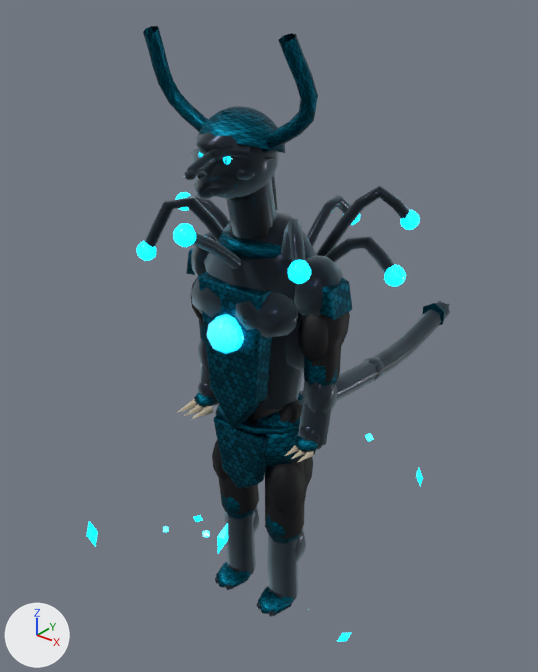
The glTF model glb/low/bestias-fantasia-oscura-aaa-12k-18k/enemy-df-24-deep-trenches-kraken-beast_low.glb, before and after one commit.
One viewpoint serves both versions: a 50 mm camera at (2.92, -3.61, 4.84) aimed at (-0.38, 0.52, 2.29). Lighting does not change. The marker at lower left points along +X, +Y and +Z. The first picture is the older version. Where no turn or scale is listed for an object, it has been applied to the vertices. Vertices at exactly the same position are counted once.

The older version as bpy lines, for what is in view:
```python
ob_runic_core_crystal = bpy.data.objects.new('Runic_Core_Crystal', me_mesh_0)
ob_runic_core_crystal.location = (0.0, -0.389, 2.761)
ob_runic_shard_0 = bpy.data.objects.new('Runic_Shard_0', me_mesh_17)
ob_runic_shard_0.parent = ob_aura_runic_shards
ob_runic_shard_0.location = (0.823, -0.0751, 0.361)
ob_runic_shard_0.rotation_euler = (1.285, -0.922, 0.0736)  # degrees (74, -53, 4.2)
ob_runic_shard_0.scale = (0.85, 0.85, 0.85)
ob_runic_shard_1 = bpy.data.objects.new('Runic_Shard_1', me_mesh_17)
ob_runic_shard_1.parent = ob_aura_runic_shards
ob_runic_shard_1.location = (0.448, -0.971, 1.713)
ob_runic_shard_1.rotation_euler = (0.588, -2.641, 0.843)  # degrees (34, -151, 48)
ob_runic_shard_1.scale = (0.98, 0.98, 0.98)
ob_runic_shard_2 = bpy.data.objects.new('Runic_Shard_2', me_mesh_17)
ob_runic_shard_2.parent = ob_aura_runic_shards
ob_runic_shard_2.location = (-0.757, -1.072, 1.171)
ob_runic_shard_2.rotation_euler = (-0.0554, 2.914, -0.406)  # degrees (-3.2, 167, -23)
ob_runic_shard_2.scale = (1.11, 1.11, 1.11)
ob_runic_shard_3 = bpy.data.objects.new('Runic_Shard_3', me_mesh_17)
ob_runic_shard_3.parent = ob_aura_runic_shards
ob_runic_shard_3.location = (-0.823, 0.0751, 0.536)
ob_runic_shard_3.rotation_euler = (0.174, -2.345, -1.764)  # degrees (10, -134, -101)
ob_runic_shard_3.scale = (0.94, 0.94, 0.94)
ob_runic_shard_5 = bpy.data.objects.new('Runic_Shard_5', me_mesh_17)
ob_runic_shard_5.parent = ob_aura_runic_shards
ob_runic_shard_5.location = (0.757, 1.072, 1.142)
ob_runic_shard_5.rotation_euler = (-0.0852, -0.261, -0.126)  # degrees (-4.9, -15, -7.2)
ob_runic_shard_5.scale = (0.9, 0.9, 0.9)
ob_skinned_unified_mat_primarysurface = bpy.data.objects.new('Skinned_Unified_Mat_PrimarySurface', me_mesh_11)
ob_skinned_unified_mat_primarysurface.location = (0.0, 0.0, 0.0)
ob_skinned_unified_mat_runicemissive = bpy.data.objects.new('Skinned_Unified_Mat_RunicEmissive', me_mesh_16)
ob_skinned_unified_mat_runicemissive.location = (0.0, 0.0, 0.0)
ob_skinned_unified_mat_secondaryscalesortrim = bpy.data.objects.new('Skinned_Unified_Mat_SecondaryScalesOrTrim', me_mesh_10)
ob_skinned_unified_mat_secondaryscalesortrim.location = (0.0, 0.0, 0.0)
# also in view: 'Skinned_Unified_Mat_UnderbodyHide' at (-0.01, -0.11, 2.52)
```
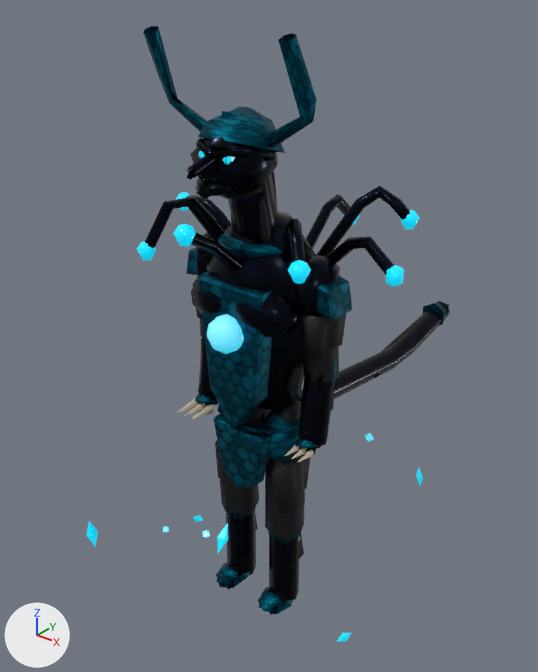
Pixel boxes [x1, y1, x2, y2] of what changed, in the pictures (538 x 672 px):
'Skinned_Unified_Mat_PrimarySurface', surface changed, reshaped: before [145, 132, 450, 617]; after [145, 137, 450, 615]
'Skinned_Unified_Mat_RunicEmissive', surface changed, reshaped: before [136, 192, 420, 287]; after [137, 192, 420, 287]
'Runic_Core_Crystal', surface changed: [207, 314, 244, 354] in both
'Runic_Shard_1', surface changed: [217, 523, 228, 553] in both
'Runic_Shard_2', surface changed: [87, 521, 98, 547] in both
'Mesh_4.001', moved (not visible before): after [184, 402, 206, 416]
'Mesh_4', moved (not visible before): after [177, 399, 198, 413]
'Runic_Shard_0', surface changed: [337, 633, 351, 642] in both
'Runic_Shard_5', surface changed: [416, 467, 423, 486] in both
'Runic_Shard_3', surface changed: [193, 515, 203, 522] in both
part 1 of me_mesh_10, deleted: before [194, 231, 341, 614]
part 2 of me_mesh_10, deleted (cyan): before [143, 26, 318, 188]
part 3 of me_mesh_11, reshaped: before [145, 132, 450, 456]
part 4 of me_mesh_11, deleted (blue): before [214, 507, 306, 617]
part 5 of me_mesh_16, deleted: before [136, 223, 311, 284]
part 6 of me_mesh_16, deleted: before [343, 210, 420, 230]
part 7 of me_mesh_16, deleted: before [384, 264, 406, 287]
part 8 of me_mesh_16, deleted: before [175, 192, 191, 211]

Edits to the bpy script that builds the scene:
```text
Change mat_mat_arcanecrystal:
    where n0 = _N.new('ShaderNodeBsdfPrincipled'); n0.name = 'Principled BSDF'
    remove n0.inputs[18].default_value = 0.75  # 'Transmission Weight'
    n0.inputs[28].default_value: 2.535 -> 1.0  # 'Emission Strength'
Change mat_mat_runicemissive:
    where n0 = _N.new('ShaderNodeBsdfPrincipled'); n0.name = 'Principled BSDF'
    n0.inputs[28].default_value: 3.9 -> 1.0  # 'Emission Strength'
Change mat_mat_primarysurface:
    remove # nodes: BsdfPrincipled, Mapping, Mix x2, OutputMaterial, TexImage, UVMap, VertexColor
    remove # colours: greyish blue #91abb8, black #0f172a, mixed with the vertex colours
    nodes: BsdfPrincipled, Mix x2, OutputMaterial, TexImage, VertexColor
    colours: black #0f172a, mixed with the vertex colours
Change me_mesh_10:
    used by ob_skinned_unified_mat_secondaryscalesortrim; location = (0.0, 0.0, 0.0)
    remove me_mesh_10.from_pydata(...)  # 1800 vertices, 3361 faces; spans x -0.63..0.63, y -0.48..2.98, z 0.34..4.58
    add me_mesh_10.from_pydata(...)  # 633 vertices, 1026 faces; spans x -0.63..0.63, y -0.48..2.98, z 0.34..4.58
    me_mesh_10 part 1: 869 vertices removed from x -0.59..0.59, y -0.31..0.31, z 0.35..3.36
    me_mesh_10 part 2: 298 vertices removed from x -0.58..0.58, y -0.46..0.06, z 3.75..4.48
Change me_mesh_11:
    used by ob_skinned_unified_mat_primarysurface; location = (0.0, 0.0, 0.0)
    remove me_mesh_11.from_pydata(...)  # 3744 vertices, 6848 faces; spans x -0.88..0.9, y -0.74..2.82, z 0.31..4.13
    add me_mesh_11.from_pydata(...)  # 1360 vertices, 2073 faces; spans x -0.88..0.9, y -0.74..2.82, z 0.31..4.13
    me_mesh_11 part 3: 2 vertices moved within x -0.06, y -0.45..-0.44, z 3.93..3.94; 1770 vertices removed from x -0.76..0.81, y -0.69..2.48, z 1.61..4.12
    me_mesh_11 part 4: 614 vertices removed from x -0.35..0.34, y -0.3..0.16, z 0.31..1.11
Change me_mesh_16:
    used by ob_skinned_unified_mat_runicemissive; location = (0.0, 0.0, 0.0)
    remove me_mesh_16.from_pydata(...)  # 352 vertices, 672 faces; spans x -0.95..0.94, y -0.79..1.1, z 3.14..3.58
    add me_mesh_16.from_pydata(...)  # 162 vertices, 292 faces; spans x -0.95..0.93, y -0.77..1.1, z 3.14..3.58
    me_mesh_16 part 5: 72 vertices removed from x -0.69..0.68, y -0.79..-0.4, z 3.15..3.57
    me_mesh_16 part 6: 69 vertices removed from x -0.69..0.68, y 0.72..1.1, z 3.15..3.57
    me_mesh_16 part 7: 27 vertices removed from x 0.81..0.94, y 0.09..0.22, z 3.15..3.27
    me_mesh_16 part 8: 22 vertices removed from x -0.95..-0.82, y 0.09..0.22, z 3.3..3.42
Change ob_mesh_4:
    ob_mesh_4.parent: ob_elemental_breath_cone -> ob_weapon_leap_fang_bite
Change ob_mesh_4_001:
    ob_mesh_4_001.parent: ob_elemental_breath_cone -> ob_weapon_leap_fang_bite
Change ob_mesh_7:
    ob_mesh_7: bpy.data.objects.new('Mesh_7', me_mesh_7) -> bpy.data.objects.new('Mesh_7', me_mesh_4)
```
